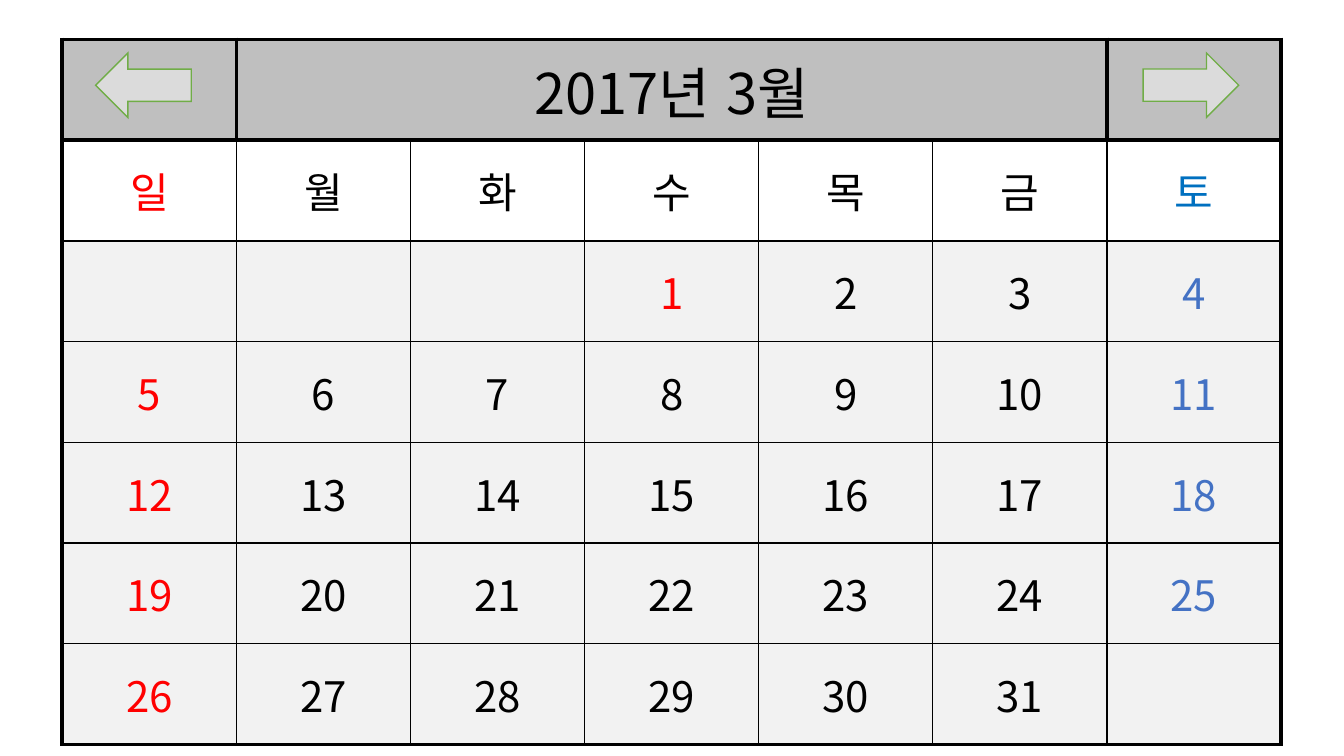
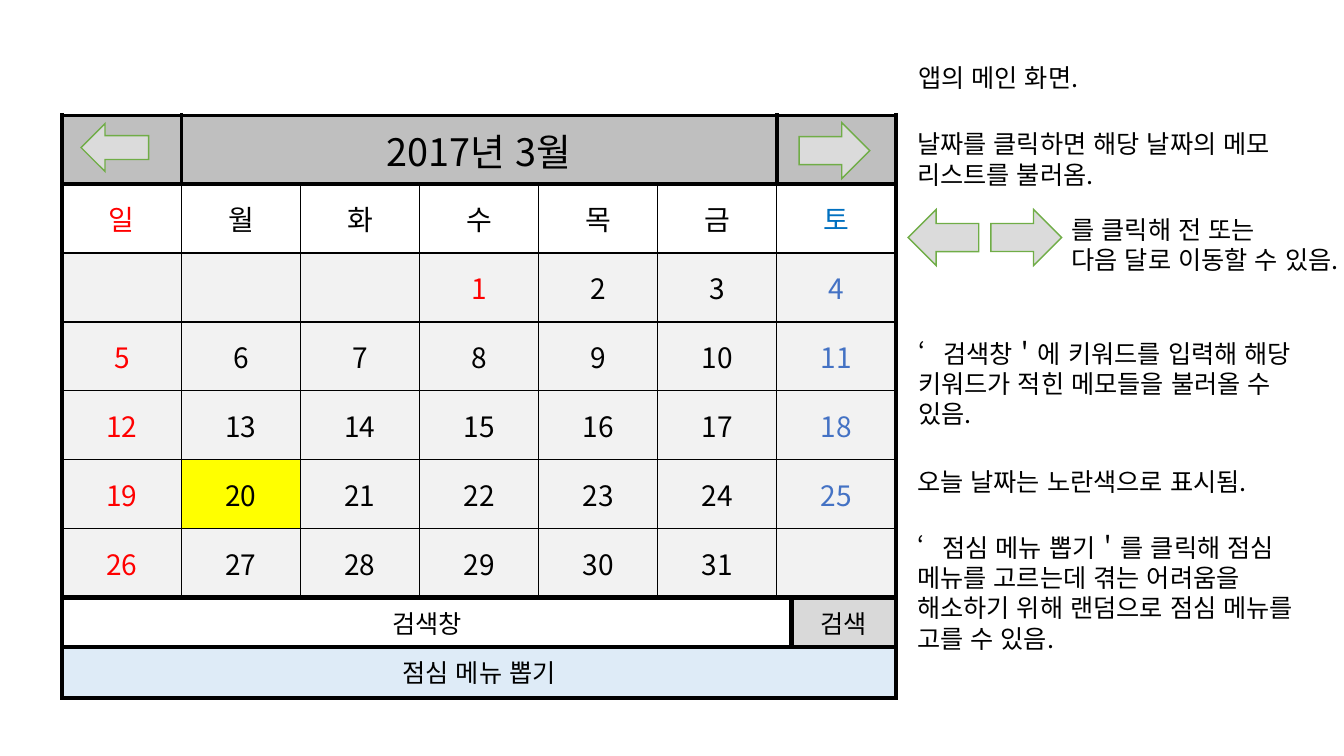
Before and after one commit to gusalsdmlwlq/JeonHyunMin, a slide deck: slide 3 of project#1/기획서.pptx (slide 1 before the commit). Drawn at 1344x756 pixels with LibreOffice and Linux fonts; fonts in the diff are those of the drawing. Boxes give left, top, right and bottom in pixels: in the first picture for what was removed or moved away, otherwise in the second. Text is boxed around its words. In the diff, an @@ line names an element or a change of style, - is before the commit and + after.

```diff
--- a/project#1/기획서.pptx
+++ b/project#1/기획서.pptx
@@ text added at (918,66,1078,89), 18 pt, text #000000 @@
+앱의 메인 화면.
@@ table at (63,115,895,597) @@
@@ fill #F2F2F2 to #FFFF00 in row 6, column 2 @@
@@ size 40 to 27 pt in "2017년 3월" @@
@@ size 30 to 20 pt in "일", "월", "화", "수" and 34 more places @@
@@ table: place and size @@
-table at (63,39,1284,744)
+table at (63,115,895,597)
@@ right arrow: place and size @@
-right arrow at (96,53,192,118)
+right arrow at (81,124,148,171)
@@ right arrow: place and size @@
-right arrow at (1143,53,1239,118)
+right arrow at (800,123,870,179)
@@ text added at (917,132,1270,186), 18 pt, text #000000 @@
+날짜를 클릭하면 해당 날짜의 메모 리스트를 불러옴.
@@ right arrow added at (908,210,979,266), fill #DBDBDB, outline #70AD47 1 pt @@
@@ right arrow added at (991,210,1062,266), fill #DBDBDB, outline #70AD47 1 pt @@
@@ text added at (1071,218,1338,271), 18 pt, text #000000 @@
+를 클릭해 전 또는
+다음 달로 이동할 수 있음.
@@ text added at (918,340,1291,425), 18 pt, text #000000 @@
+‘검색창＇에 키워드를 입력해 해당 키워드가 적힌 메모들을 불러올 수 있음.
@@ text added at (917,470,1247,493), 18 pt, text #000000 @@
+오늘 날짜는 노란색으로 표시됨.
@@ text added at (917,534,1294,650), 18 pt, text #000000 @@
+‘점심 메뉴 뽑기＇를 클릭해 점심 메뉴를 고르는데 겪는 어려움을 해소하기 위해 랜덤으로 점심 메뉴를 고를 수 있음.
@@ rectangle added at (63,598,791,649), fill #FFFFFF, outline #000000 3 pt, 18 pt, text #000000 @@
+검색창
@@ rectangle added at (791,598,896,649), fill #D9D9D9, outline #000000 3 pt, 18 pt, text #000000 @@
+검색
@@ rectangle added at (63,647,896,699), fill #DEEBF7, outline #000000 3 pt, 18 pt, text #000000 @@
+점심 메뉴 뽑기
```
Also in this commit, not shown: 2 other slides changed, 5 slides added.
